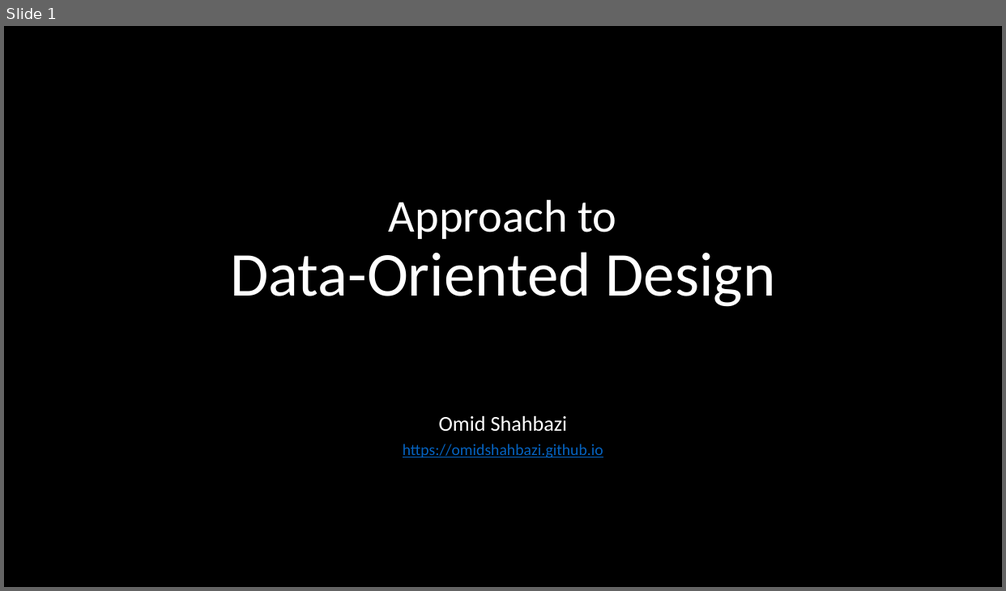
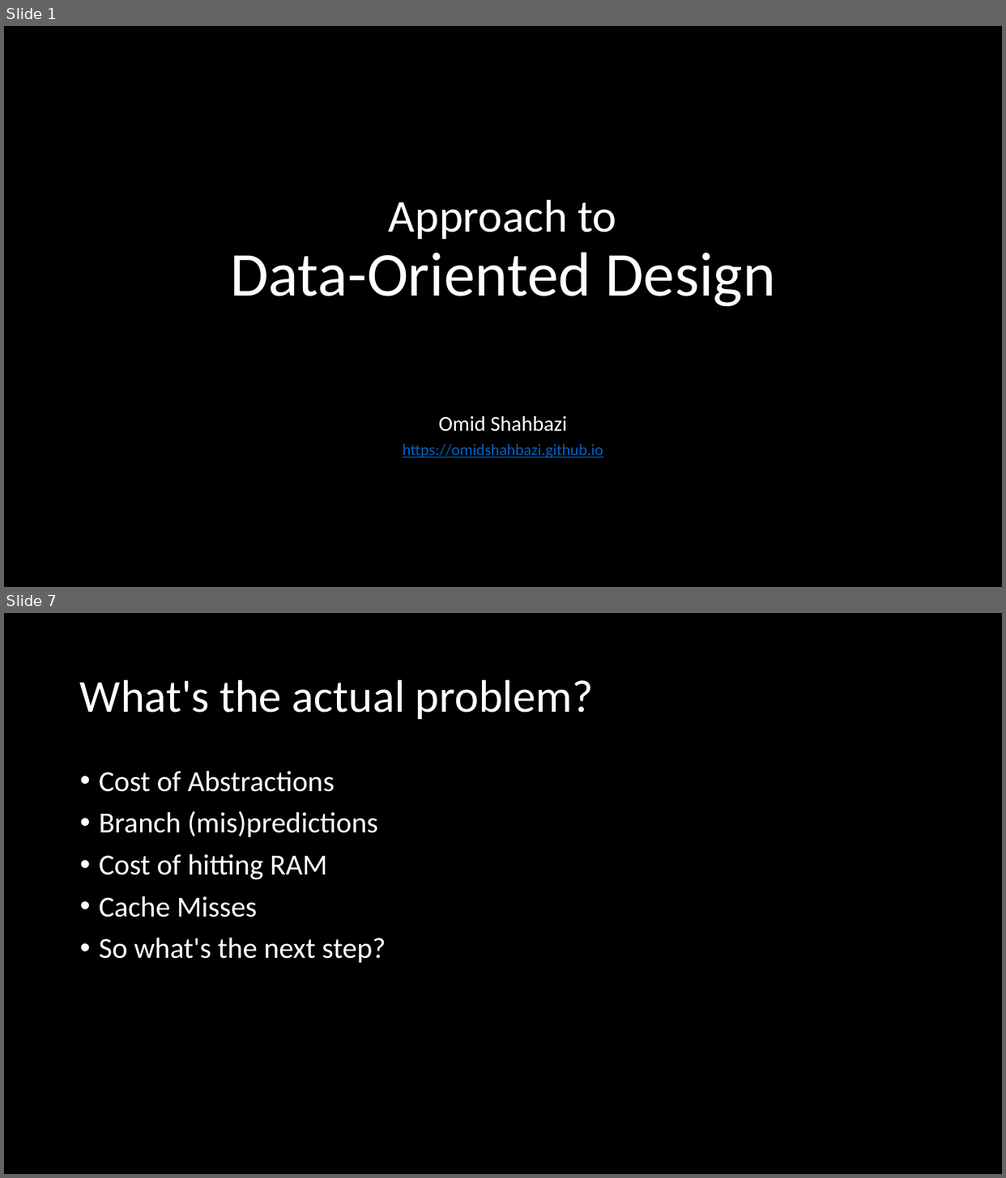
Before and after one commit to omidshahbazi/DODSample, a slide deck: Presentation/Presentation.pptx. Shown one above the other, each under a label of ours: slide 1 before the commit, slides 1 and 7 after it; the slides between them are not shown. The pictures are 1006x591 and 1006x1178 pixels, drawn with LibreOffice and Linux fonts; fonts in the diff are those of the drawing. Boxes give left, top, right and bottom in pixels: in the first picture for what was removed or moved away, otherwise in the second. Text is boxed around its words. In the diff, an @@ line names an element or a change of style, - is before the commit and + after.

```diff
--- a/Presentation/Presentation.pptx
+++ b/Presentation/Presentation.pptx
@@ slide 7 added at [4, 613, 1002, 1174], background #000000 @@
@@ title added at [80, 679, 594, 719], 44 pt, text #FFFFFF @@
+What's the actual problem?
@@ text added at [99, 771, 386, 963], 28 pt, text #FFFFFF @@
+• Cost of Abstractions
+• Branch (mis)predictions
+• Cost of hitting RAM
+• Cache Misses
+• So what's the next step?
```
Also in this commit, not shown: 2 slides changed, 6 other slides added, 2 other files.
